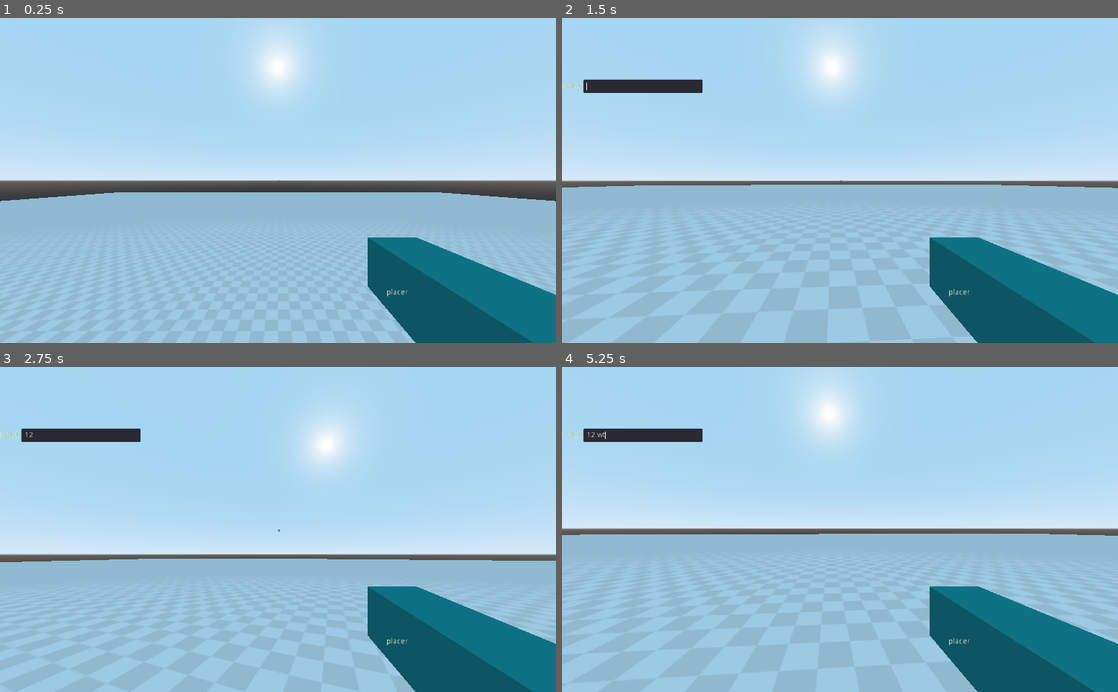
Above: before the commit, frames 1-4 (two rows, left to right).
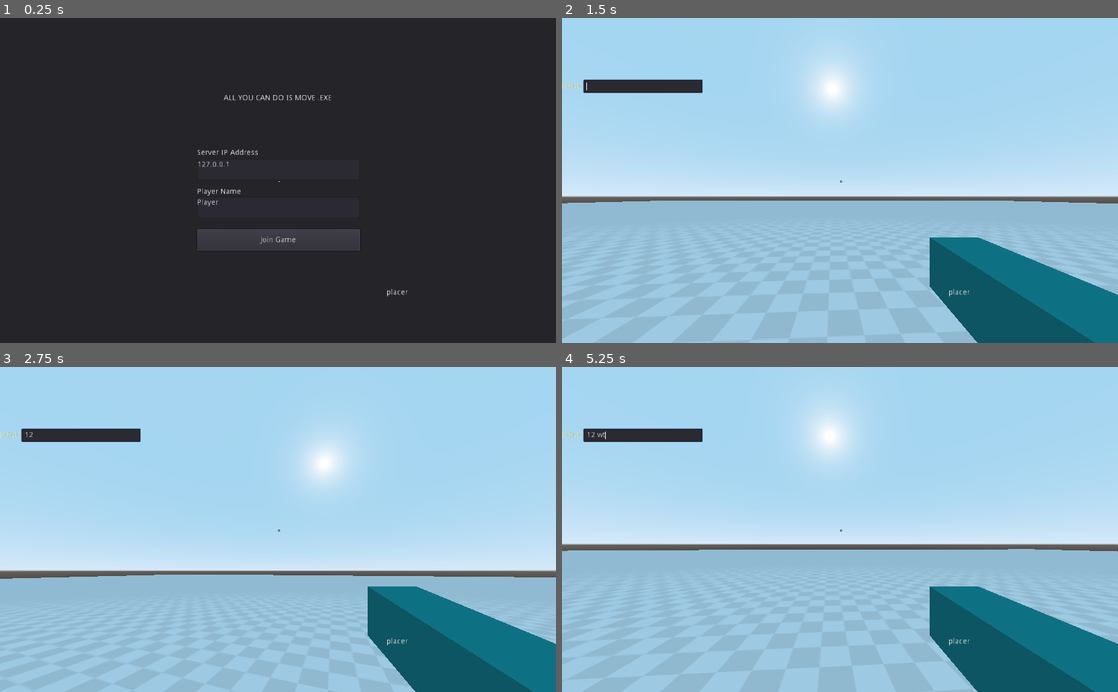
Above: after the commit, the same moments.

Repository: singerbj/for-tomorrow
Game: Godot game, scene res://scenes/Client.tscn
The game is run twice, just before and just after one commit, with the same random seed, the same clock (stepped at 60 frames per second) and the same inputs.
Inputs (mouse positions are in pixels of both pictures, inside the frame that each line leads up to):
- Up to frame 1 (0.25 s): no input
- Up to frame 2 (1.5 s): click (840, 239) at 0.5 s, where only the run after the commit has a clickable "Join Game"; tap Enter at 1.25 s; move the mouse to (867, 180) at 1.27 s; hold W (m_forward) from 1.28 s (still down); tap Y (global_chat) at 1.35 s
- Up to frame 3 (2.75 s): release W (m_forward) at 2 s; click (83, 435) at 2.02 s; type "12" at 2.1 s
- Up to frame 4 (5.25 s): tap Space at 2.75 s; move the mouse to (812, 529) at 2.77 s; hold W (m_forward) from 2.78 s (still down); click (812, 529) at 2.85 s; move the mouse to (851, 523) at 3.52 s; tap Mouse wheel down (scroll_down) at 3.6 s; move the mouse to (834, 536) at 4.27 s; tap Mouse wheel up (scroll_up) at 4.35 s; move the mouse to (878, 532) at 5.02 s; tap T (team_chat) at 5.1 s

The runs differ from the first frame. In frame 1, 99% of the frame differs, in the area x 0-100%, y 0-100%; in frame 2, 7.2%; in frame 3, 7.6%; in frame 4, 7.6%.

Commit message:
added support for specified ip in client

Diff:
--- /dev/null
+++ b/client/scenes/Menu.tscn
@@ -0,0 +1,74 @@
+[gd_scene load_steps=2 format=2]
+
+[ext_resource path="res://scripts/Menu.gd" type="Script" id=1]
+
+[node name="Panel" type="Panel"]
+margin_right = 1024.0
+margin_bottom = 600.0
+script = ExtResource( 1 )
+__meta__ = {
+"_edit_use_anchors_": false
+}
+
+[node name="TextEdit2" type="TextEdit" parent="."]
+margin_left = 362.584
+margin_top = 330.0
+margin_right = 662.584
+margin_bottom = 370.0
+hint_tooltip = "Name"
+text = "Player"
+__meta__ = {
+"_edit_use_anchors_": false
+}
+
+[node name="TextEdit" type="TextEdit" parent="."]
+margin_left = 362.584
+margin_top = 260.0
+margin_right = 662.584
+margin_bottom = 300.0
+hint_tooltip = "Server IP Address"
+text = "127.0.0.1"
+__meta__ = {
+"_edit_use_anchors_": false
+}
+
+[node name="Button" type="Button" parent="."]
+margin_left = 362.584
+margin_top = 390.0
+margin_right = 662.584
+margin_bottom = 430.0
+text = "Join Game"
+__meta__ = {
+"_edit_use_anchors_": false
+}
+
+[node name="RichTextLabel" type="RichTextLabel" parent="."]
+margin_left = 362.584
+margin_top = 242.0
+margin_right = 541.584
+margin_bottom = 259.0
+rect_pivot_offset = Vector2( 178.101, -58.249 )
+text = "Server IP Address"
+__meta__ = {
+"_edit_use_anchors_": false
+}
+
+[node name="RichTextLabel2" type="RichTextLabel" parent="."]
+margin_left = 362.584
+margin_top = 314.0
+margin_right = 671.584
+margin_bottom = 338.0
+text = "Player Name"
+__meta__ = {
+"_edit_use_anchors_": false
+}
+
+[node name="RichTextLabel3" type="RichTextLabel" parent="."]
+margin_left = 412.0
+margin_top = 141.0
+margin_right = 616.0
+margin_bottom = 228.0
+text = "ALL YOU CAN DO IS MOVE .EXE"
+__meta__ = {
+"_edit_use_anchors_": false
+}
--- a/client/scripts/Client.gd
+++ b/client/scripts/Client.gd
@@ -7,8 +7,6 @@
 var total_missing_packets : int = 0
 
 func _ready():
-	Input.set_mouse_mode(Input.MOUSE_MODE_CAPTURED)
-
 	ClientData.level = Level.instance()
 	ClientData.level.name = "Level"
 	add_child(ClientData.level)
--- /dev/null
+++ b/client/scripts/Menu.gd
@@ -0,0 +1,9 @@
+extends Panel
+
+signal join_signal(ip_address, player_name)
+
+func _ready():
+	$Button.connect("pressed", self, "button_pressed")
+
+func button_pressed():
+	emit_signal("join_signal", $TextEdit.text, $TextEdit2.text)
--- a/client/scripts/Server.gd
+++ b/client/scripts/Server.gd
@@ -1,32 +1,56 @@
 extends Node
 
 var network = NetworkedMultiplayerENet.new()
-var ip = "127.0.0.1"
 var port = 6969
+var menu_instance = null
+
+const Menu = preload("res://scenes/Menu.tscn")
 
 func _ready():
 	print("Client started")
+	var ip_address = null
+	var player_name = null
 
 	var args = Array(OS.get_cmdline_args())
 	for arg in args:
 		var formatted_arg_array = arg.split("=")
 		print(formatted_arg_array)
-		if formatted_arg_array.size() == 2 && formatted_arg_array[0] == "-ip":
-			ip = formatted_arg_array[1]
-			print("Using command line specified ip: " + ip)
-		else:
-			print("Using default ip: " + ip)
+		if formatted_arg_array.size() == 2:
+			if formatted_arg_array[0] == "-ip":
+				ip_address = formatted_arg_array[1]
+				print("Using command line specified ip: " + ip_address)
+			else:
+				print("Command line ip not specified")
+			if formatted_arg_array[0] == "-name":
+				player_name = formatted_arg_array[1]
+				print("Using command line specified name: " + player_name)
+			else:
+				print("Command line name not specified")
 
-	ConnectToServer()
+	if ip_address != null && player_name != null:
+		Input.set_mouse_mode(Input.MOUSE_MODE_CAPTURED)
+		ConnectToServer(ip_address, player_name)
+	else:
+		Input.set_mouse_mode(Input.MOUSE_MODE_VISIBLE)
+		if menu_instance != null:
+			menu_instance.queue_free()
+		menu_instance = Menu.instance()
+		menu_instance.connect("join_signal", self, "_on_join_signal")
+		add_child(menu_instance)
 
+func _on_join_signal(ip_address, player_name):
+	print("_on_join_signal")
+	ConnectToServer(ip_address, player_name)
+	Input.set_mouse_mode(Input.MOUSE_MODE_CAPTURED)
+	menu_instance.queue_free()
 
-func ConnectToServer():
-	print("Connecting to server... (with ip: " + ip + ")")
+func ConnectToServer(ip_address, player_name):
+	print("Connecting to server... (with ip: " + ip_address + ")")
 
 	get_tree().connect("connection_failed", self, "_on_connection_failed")
 	get_tree().connect("connected_to_server", self, "_on_connection_succeeded")
 
-	network.create_client(ip, port, 0, 0, port)
+	network.create_client(ip_address, port, 0, 0, port)
 	get_tree().set_network_peer(network)
 
 
